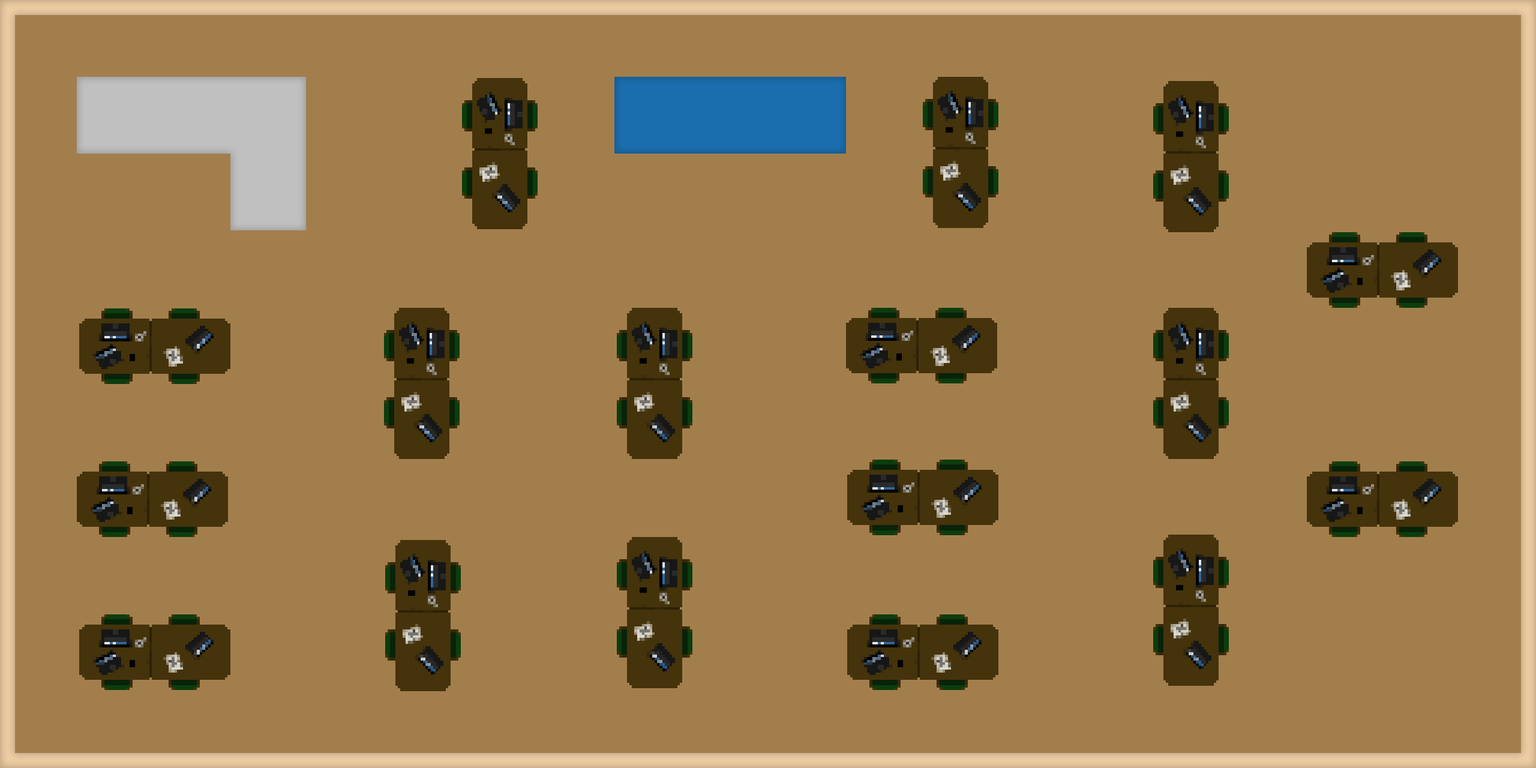
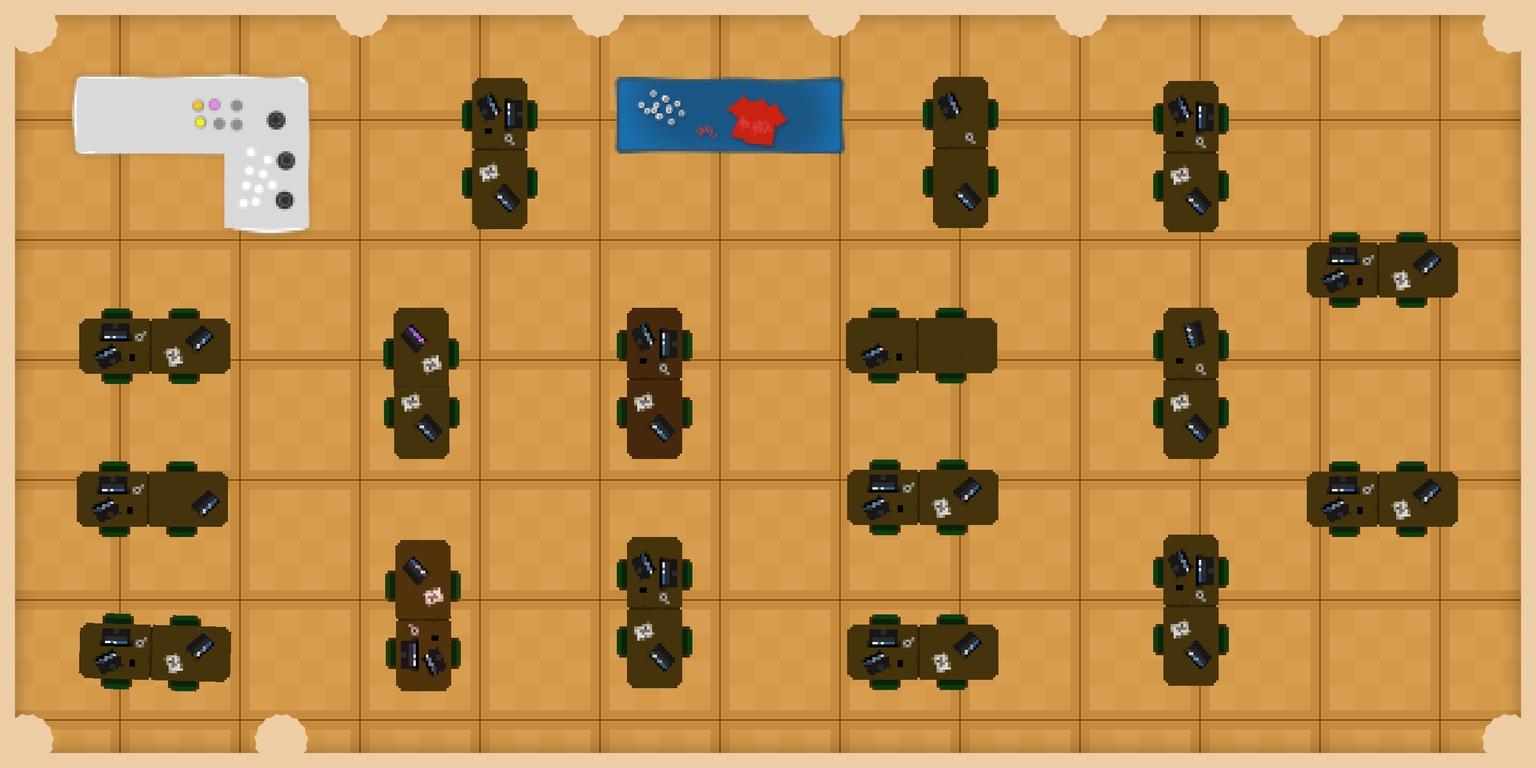
Comparing the layer stacks of the two w=1536, h=768 images. Changes:
added layer "Polygon 1 copy 9" above "Polygon 1 copy 8" over [254, 713, 309, 768]
added layer "Polygon 1 copy 8" above "Polygon 1 copy 7" over [334, 0, 389, 38]
added layer "Polygon 1 copy 7" above "Polygon 1 copy 6" over [571, 0, 626, 38]
added layer "Polygon 1 copy 6" above "Polygon 1 copy 5" over [807, 0, 862, 38]
added layer "Polygon 1 copy 3" above "Polygon 1 copy 2" over [1481, 0, 1536, 54]
added layer "Polygon 1 copy 2" above "Polygon 1 copy" over [1481, 713, 1536, 768]
added layer "Polygon 1 copy" above "Polygon 1" over [0, 713, 54, 768]
added layer "Polygon 1" above "Layer 12" over [4, 0, 59, 54]
added layer "Layer 12" above "Ellipse 1 copy 7" over [75, 77, 309, 228]
added layer "Ellipse 1 copy 7" above "Layer 6" over [637, 89, 789, 148]
added layer "Layer 6" above "Rectangle 1" over [614, 76, 848, 156]
added layer "Rectangle 1" above "Layer 10" over [97, 92, 298, 224]
added layer "Layer 7" above "Layer 4" over [64, 67, 317, 243]
painted on "Layer 4" over [76, 76, 846, 231]
painted on "Layer 3 copy 15" over [940, 96, 1218, 363]
painted on "Layer 3 copy 13" over [616, 307, 693, 459]
added layer "Layer 9" above "Layer 3 copy 12" over [383, 307, 459, 387]
painted on "Layer 3 copy 12" over [383, 307, 460, 387]
painted on "Layer 3 copy 11" over [385, 539, 461, 692]
painted on "Layer 3 copy 3" over [78, 613, 232, 692]
painted on "Layer 3" over [865, 91, 981, 366]
removed layer "Background" over [0, 0, 1536, 768]
added layer "Layer 0" (53%) above "Layer 5" over [0, 0, 1536, 768]
added layer "Layer 5" over [0, 0, 1536, 768]
…and 6 more changes (5 added, 1 painted)
